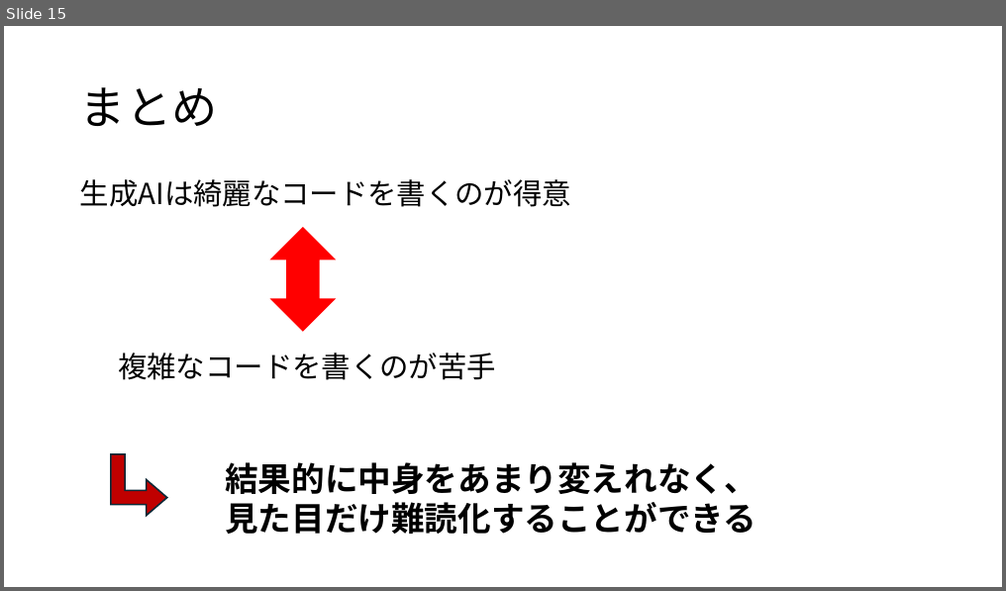
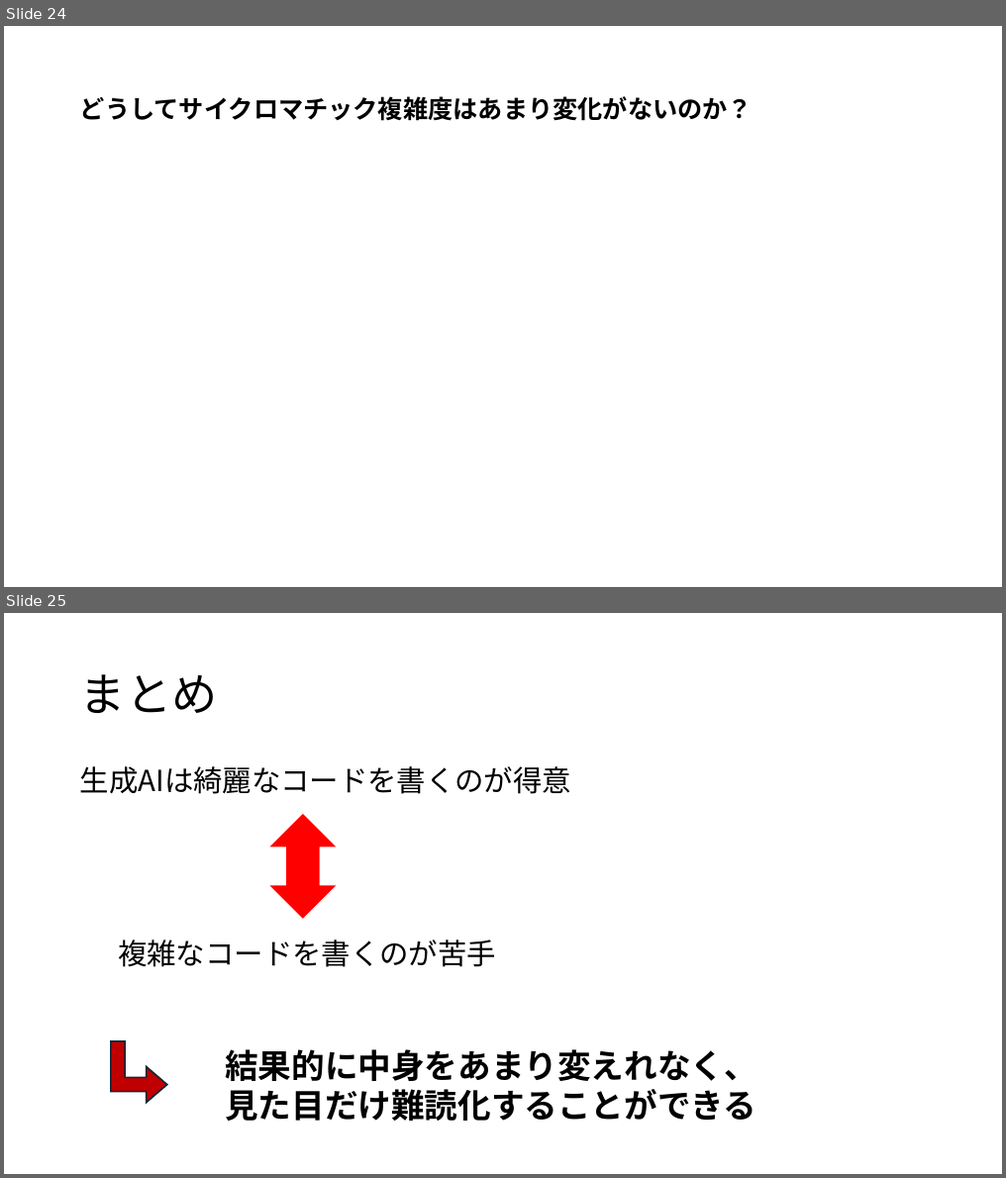
Before and after one commit to tamadalab/2025bthesis_kondo, a slide deck: prezentation.pptx. Shown one above the other, each under a label of ours: slide 15 before the commit, slides 24 and 25 after it. The pictures are 1006x591 and 1006x1178 pixels, drawn with LibreOffice and Linux fonts; fonts in the diff are those of the drawing. Boxes give left, top, right and bottom in pixels: in the first picture for what was removed or moved away, otherwise in the second. Text is boxed around its words. In the diff, an @@ line names an element or a change of style, - is before the commit and + after.

```diff
--- a/prezentation.pptx
+++ b/prezentation.pptx
@@ slide 24 added at (x1=4, y1=26, x2=1002, y2=587), background #FFFFFF @@
@@ title added at (x1=80, y1=96, x2=752, y2=121), 24 pt, text #000000, bold @@
+どうしてサイクロマチック複雑度はあまり変化がないのか？
@@ what was slide 15 is now slide 25 @@
```
Also in this commit, not shown: 9 slides changed, 10 other slides added, 1 slide removed.
